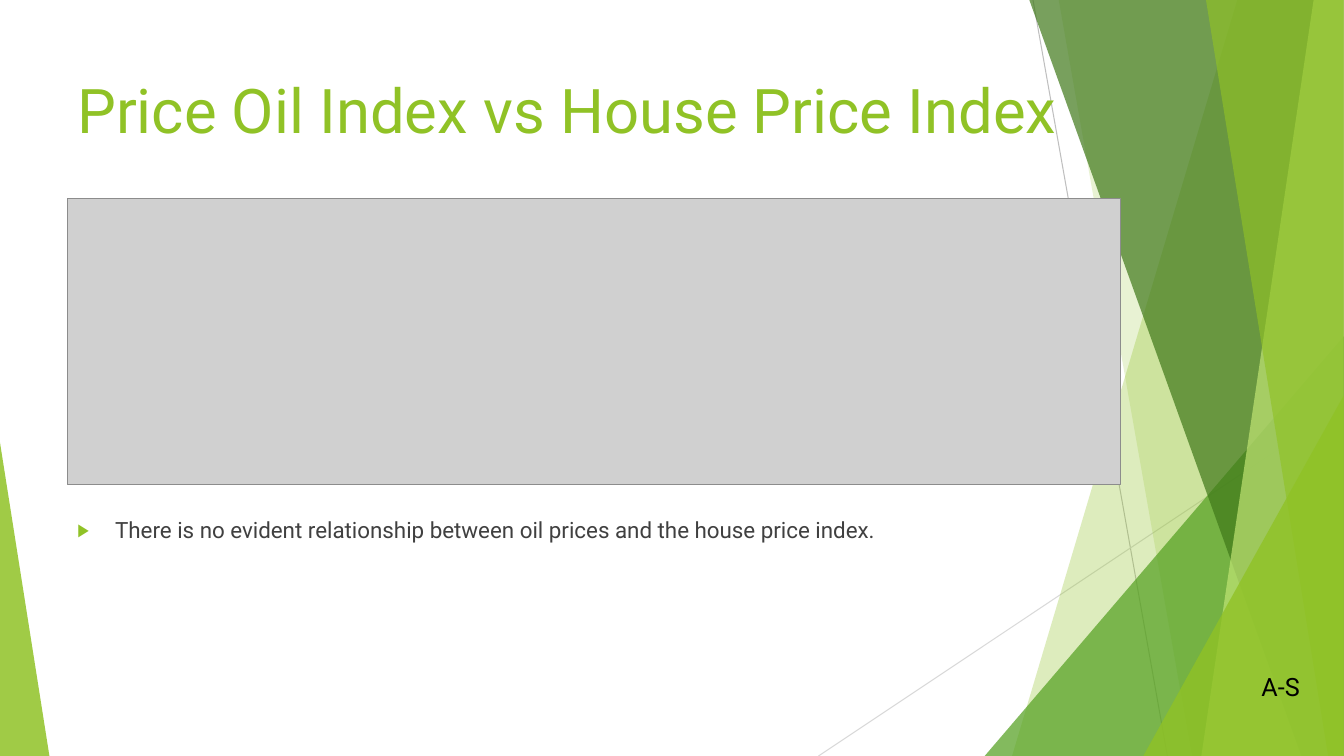
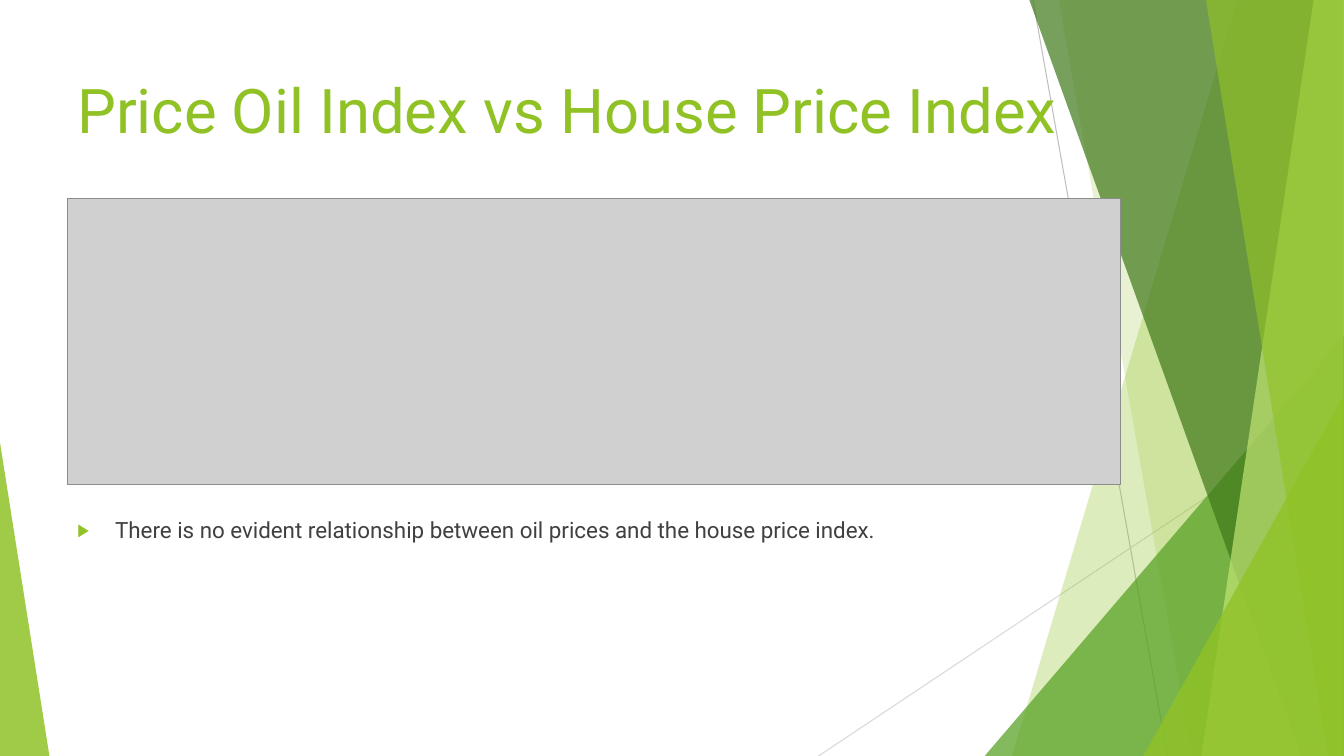
Before and after one commit to Fescamil1/Project_1_Housing_Market_Analysis, a slide deck: slide 13 of Texas Housing Market Analysis PowerPoint.pptx (slide 14 before the commit). Drawn at 1344x756 pixels with LibreOffice and Linux fonts; fonts in the diff are those of the drawing; grey boxes stand for pictures. Boxes give left, top, right and bottom in pixels: in the first picture for what was removed or moved away, otherwise in the second. Text is boxed around its words. In the diff, an @@ line names an element or a change of style, - is before the commit and + after.

```diff
--- a/Texas Housing Market Analysis PowerPoint.pptx
+++ b/Texas Housing Market Analysis PowerPoint.pptx
@@ text removed at (1261, 678, 1299, 697) @@
-A-S
```
Also in this commit, not shown: 5 other slides changed, 1 slide added, 1 other file.
